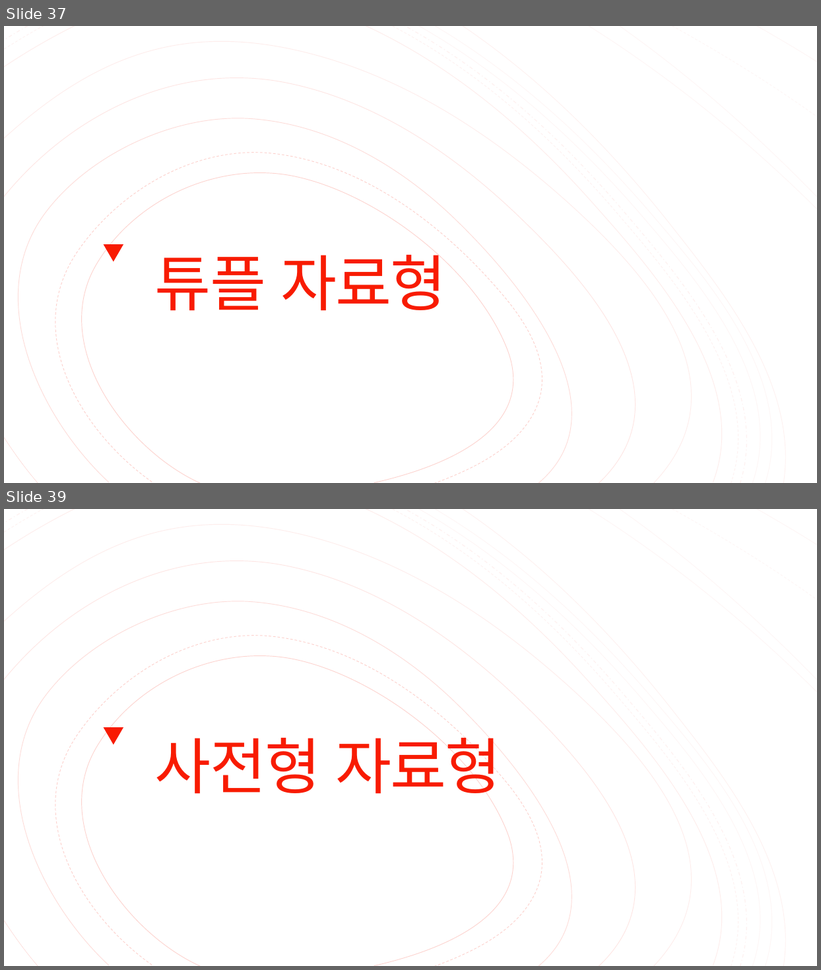
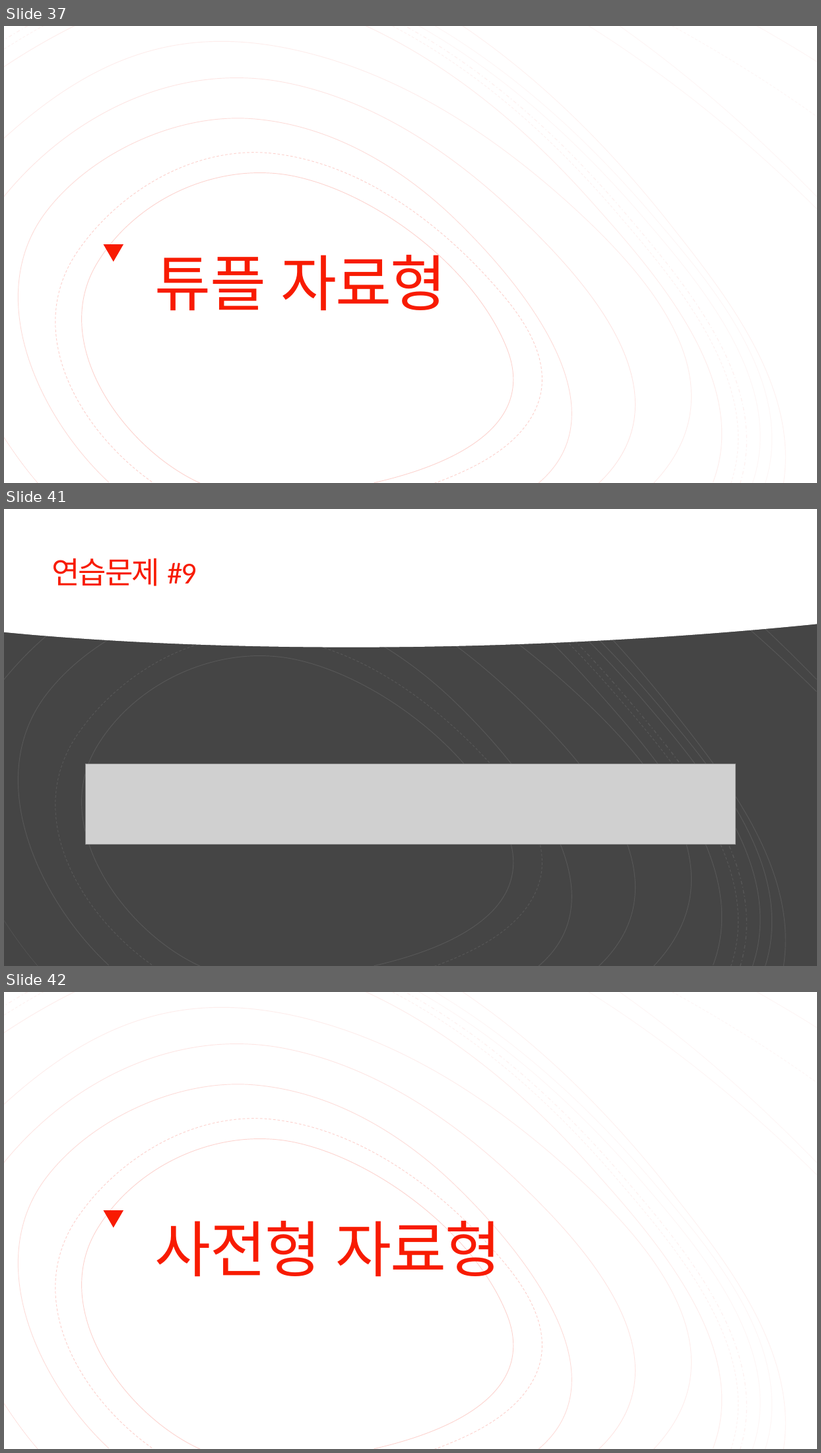
Before and after one commit to Valentine117/python_basic_class, a slide deck: 02장 자료형과 자료구조.pptx. Shown one above the other, each under a label of ours: slides 37 and 39 before the commit, slides 37, 41 and 42 after it; the slides between them are not shown. The pictures are 821x970 and 821x1453 pixels, drawn with LibreOffice and Linux fonts; fonts in the diff are those of the drawing; grey boxes stand for pictures. Boxes give left, top, right and bottom in pixels: in the first picture for what was removed or moved away, otherwise in the second. Text is boxed around its words. In the diff, an @@ line names an element or a change of style, - is before the commit and + after.

```diff
--- a/02장 자료형과 자료구조.pptx
+++ b/02장 자료형과 자료구조.pptx
@@ slide 41 added at bbox=[4, 509, 817, 966], background #454545 @@
@@ rectangle added at bbox=[4, 509, 817, 966], fill #454545 @@
@@ freeform shape added at bbox=[4, 509, 817, 648], fill #FFFFFF @@
@@ group added at bbox=[4, 509, 816, 966]: 16 freeform shapes @@
@@ group added at bbox=[4, 509, 817, 966]: 19 freeform shapes @@
@@ title added at bbox=[52, 558, 196, 586], 36 pt, text #F81B02 @@
+연습문제 #9
@@ picture added at bbox=[86, 764, 735, 844] @@
@@ what was slide 39 is now slide 42 @@
```
Also in this commit, not shown: 1 slide changed, 2 other slides added.
